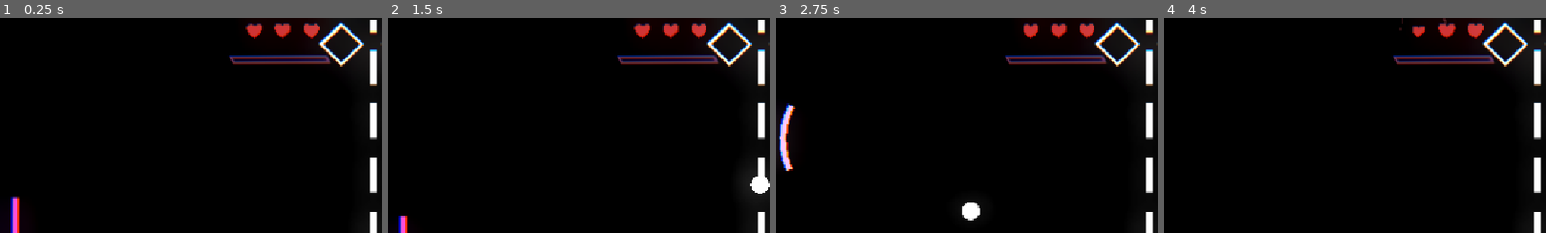
Above: before the commit, frames 1-4 (left to right).
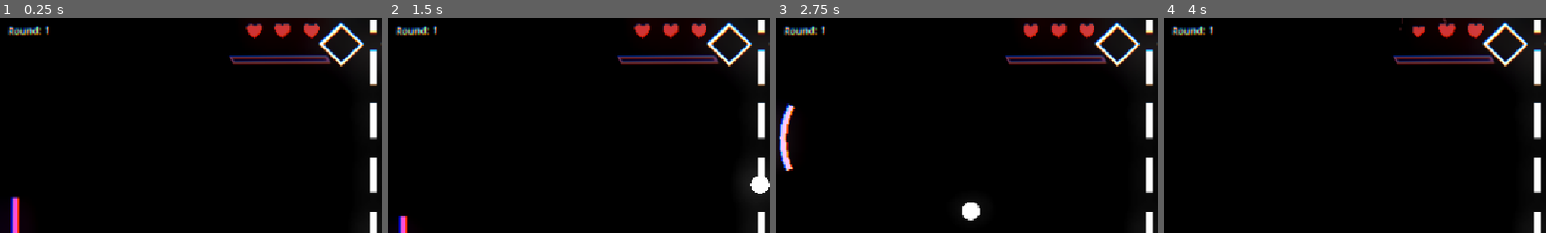
Above: after the commit, the same moments.

Repository: awesomness560/x-treme-pong
Game: Godot game, scene res://main.tscn
Two runs of this game, one before a commit and one after it. Both use one fixed random seed, a clock stepped at 60 frames per second and the inputs below. Sound files missing from this copy of the repository are replaced by a short silence.
Inputs (mouse positions are % of the whole screen's width and height, from its top left):
- Up to frame 1 (0.25 s): no input
- Up to frame 2 (1.5 s): tap Enter at 0.5 s; move the mouse to (72, 45) at 0.52 s; hold Shift (charge_up) 0.53-1.28 s; click (72, 45) at 0.67 s; tap Space at 1.25 s; move the mouse to (30, 55) at 1.27 s; hold S (paddle_down) from 1.28 s (still down)
- Up to frame 3 (2.75 s): tap Enter at 2 s; move the mouse to (60, 28) at 2.02 s; release S (paddle_down) at 2.03 s; hold Shift (charge_up) from 2.03 s (still down)
- Up to frame 4 (4 s): move the mouse to (45, 70) at 2.77 s; click (45, 70) at 2.92 s; move the mouse to (80, 65) at 3.52 s; release Shift (charge_up) at 3.53 s; hold S (paddle_down) from 3.53 s (still down)
The pictures show only the part of the screen within x 1-51%, y 1-51%; the shares and areas given below are measured in that part.

The runs differ from the first frame. In frame 1, 0.4% of the frame differs, in the area x 2-13%, y 3-9%; in frame 2, 0.4%; in frame 3, 0.4%; in frame 4, 0.4%.

Commit message:
More upgrades

Diff:
--- a/Autoload/game_state.gd
+++ b/Autoload/game_state.gd
@@ -121,17 +121,23 @@
 		player_health = value
 		player_health_changed.emit()
 
-## Multiplies every point of damage dealt to the boss, from any source
-## (border hits, ult breaks, event-triggered upgrades like Combustion) —
-## see deal_damage() below. Upgrades that boost "all damage" raise this
-## instead of touching each damage source individually.
-var damage_multiplier := 1.0
+## Immortal sets this so Second Wind stops being offered for the rest of
+## the run — checked in upgrades_ui.gd's "should we offer it" gate.
+var healing_blocked := false
 
-## Applies the multiplier, emits take_damage, and hands back the final
-## amount actually dealt — callers that also need to show it (damage
-## numbers) use the return value instead of re-deriving it themselves.
+## Sum of every "+X% damage" bonus currently active, from any source
+## (Glass Cannon, Fever, event-triggered upgrades like Combustion's proc
+## going through deal_damage() below) — final damage is amount * (1 +
+## damage_bonus). Additive on purpose: two +75% upgrades together should
+## read as +150%, not compound into +206%. An upgrade only multiplies
+## instead of adding here if its own text explicitly says so.
+var damage_bonus := 0.0
+
+## Applies the bonus, emits take_damage, and hands back the final amount
+## actually dealt — callers that also need to show it (damage numbers) use
+## the return value instead of re-deriving it themselves.
 func deal_damage(amount: float) -> float:
-	var final_amount := amount * damage_multiplier
+	var final_amount := amount * (1.0 + damage_bonus)
 	stat_damage_dealt += final_amount
 	take_damage.emit(final_amount)
 	return final_amount
@@ -153,7 +159,7 @@
 func reset_run() -> void:
 	max_player_health = 3
 	player_health = max_player_health
-	damage_multiplier = 1.0
+	damage_bonus = 0.0
 	boss_skill_bonus = 0.0
 	boss_health_multiplier = 1.0
 	combo_multiplier = 1.0
@@ -167,6 +173,7 @@
 	input_locked = false
 	ult_active = false
 	_last_stand_available = false
+	healing_blocked = false
 	_boss_bag.clear()
 	stat_damage_dealt = 0.0
 	stat_smashes = 0
--- a/Autoload/upgrades.gd
+++ b/Autoload/upgrades.gd
@@ -4,9 +4,9 @@
 ## for how tag affinity multiplies on top of this. No tier is guaranteed;
 ## rarity is just one factor in a single flat weighted pick now.
 const RARITY_WEIGHTS := {
-	GameState.UPGRADE_RARITY.COMMON: 0.40,
+	GameState.UPGRADE_RARITY.COMMON: 0.50,
 	GameState.UPGRADE_RARITY.RARE: 0.40,
-	GameState.UPGRADE_RARITY.LEGENDARY: 0.20,
+	GameState.UPGRADE_RARITY.LEGENDARY: 0.10,
 }
 
 ## Extra weight multiplier per tag an offer shares with tags already owned —
@@ -28,6 +28,16 @@
 	preload("res://Upgrades/last_stand.gd"),
 	preload("res://Upgrades/refund.gd"),
 	preload("res://Upgrades/primed.gd"),
+	preload("res://Upgrades/friction.gd"),
+	preload("res://Upgrades/backdraft.gd"),
+	preload("res://Upgrades/chain_reaction.gd"),
+	preload("res://Upgrades/rebound_artist.gd"),
+	preload("res://Upgrades/rhythm.gd"),
+	preload("res://Upgrades/executioner.gd"),
+	preload("res://Upgrades/scar_tissue.gd"),
+	preload("res://Upgrades/immortal.gd"),
+	preload("res://Upgrades/ascendant.gd"),
+	preload("res://Upgrades/lingering_power.gd"),
 ]
 
 const HEAL_SCRIPT : Script = preload("res://Upgrades/heal.gd")
--- /dev/null
+++ b/UI/round_counter.gd
@@ -0,0 +1,11 @@
+extends Label
+
+var round : int = 1
+
+func _ready():
+	text = "Round: " + str(round)
+	GameState.next_round.connect(_on_next_round)
+
+func _on_next_round():
+	round += 1
+	text = str("Round: " + str(round) )
--- a/UI/upgrades_ui.gd
+++ b/UI/upgrades_ui.gd
@@ -18,7 +18,7 @@
 	for card in get_children():
 		card.queue_free()
 
-	if GameState.player_health < GameState.max_player_health:
+	if GameState.player_health < GameState.max_player_health and not GameState.healing_blocked:
 		_add_card(Upgrades.HEAL_SCRIPT)
 		for script in Upgrades.roll(2):
 			_add_card(script)
--- /dev/null
+++ b/Upgrades/ascendant.gd
@@ -0,0 +1,19 @@
+class_name UpgradeAscendant
+extends Upgrade
+
+## Stays alive and reacts to every ult cast for the rest of the run —
+## permanent and ever-stacking, so no divide-out needed like the toggles.
+const ID := "ascendant"
+const DISPLAY_NAME := "Ascendant"
+const DESCRIPTION := "Every ultimate you fire permanently adds +25% damage for the run."
+const CATEGORY := GameState.UPGRADE_CATAGORY.ULTIMATE
+const RARITY := GameState.UPGRADE_RARITY.LEGENDARY
+const TAGS : Array[String] = ["ultimate", "damage"]
+
+const BONUS_PER_CAST := 0.25
+
+func activate() -> void:
+	GameState.ult_spent.connect(_on_ult_spent)
+
+func _on_ult_spent() -> void:
+	GameState.damage_bonus += BONUS_PER_CAST
--- /dev/null
+++ b/Upgrades/backdraft.gd
@@ -0,0 +1,14 @@
+class_name UpgradeBackdraft
+extends Upgrade
+
+const ID := "backdraft"
+const DISPLAY_NAME := "Backdraft"
+const DESCRIPTION := "Wall bounces while ignited damage the border a little."
+const CATEGORY := GameState.UPGRADE_CATAGORY.HEAT
+const RARITY := GameState.UPGRADE_RARITY.RARE
+const TAGS : Array[String] = ["wall", "ignition", "border", "damage"]
+
+const DAMAGE_PER_BOUNCE := 15.0
+
+func activate() -> void:
+	GameState.ball.wall_ignite_damage += DAMAGE_PER_BOUNCE
--- /dev/null
+++ b/Upgrades/chain_reaction.gd
@@ -0,0 +1,18 @@
+class_name UpgradeChainReaction
+extends Upgrade
+
+const ID := "chain_reaction"
+const DISPLAY_NAME := "Chain Reaction"
+const DESCRIPTION := "Border hits while ignited re-ignite the ball on the rebound."
+const CATEGORY := GameState.UPGRADE_CATAGORY.HEAT
+const RARITY := GameState.UPGRADE_RARITY.LEGENDARY
+const TAGS : Array[String] = ["ignition", "border"]
+
+## Extra speed the reignite adds on top of the normal reset to start_speed —
+## the ball still slows down like any other border hit, this is a kick on
+## top of that, not instead of it.
+const SPEED_BOOST := 120.0
+
+func activate() -> void:
+	GameState.ball.reignite_on_border = true
+	GameState.ball.reignite_speed_boost += SPEED_BOOST
--- /dev/null
+++ b/Upgrades/executioner.gd
@@ -0,0 +1,30 @@
+class_name UpgradeExecutioner
+extends Upgrade
+
+## Stays alive and reacts to boss health for the rest of the run, toggling
+## its own additive contribution in and out — same technique as Fever,
+## just keyed on boss_new_health instead of player health.
+const ID := "executioner"
+const DISPLAY_NAME := "Executioner"
+const DESCRIPTION := "Damage +250% against a border below 40%."
+const CATEGORY := GameState.UPGRADE_CATAGORY.STRIKE
+const RARITY := GameState.UPGRADE_RARITY.LEGENDARY
+const TAGS : Array[String] = ["damage", "border"]
+
+const BONUS := 2.5 # +250%
+const THRESHOLD := 0.4
+
+var _active := false
+
+func activate() -> void:
+	GameState.boss_new_health.connect(_on_boss_health_changed)
+
+func _on_boss_health_changed(ratio: float) -> void:
+	var should_be_active := ratio < THRESHOLD
+	if should_be_active == _active:
+		return
+	_active = should_be_active
+	if _active:
+		GameState.damage_bonus += BONUS
+	else:
+		GameState.damage_bonus -= BONUS
--- a/Upgrades/fever.gd
+++ b/Upgrades/fever.gd
@@ -2,8 +2,9 @@
 extends Upgrade
 
 ## Stays alive and reacts to health for the rest of the run, toggling its
-## own multiplicative contribution in and out so it stacks safely with
-## anything else touching GameState.damage_multiplier (e.g. Glass Cannon).
+## own additive contribution in and out so it stacks safely (adding, not
+## compounding) with anything else touching GameState.damage_bonus (e.g.
+## Glass Cannon).
 const ID := "fever"
 const DISPLAY_NAME := "Fever"
 const DESCRIPTION := "At 1 HP, damage +150%."
@@ -11,7 +12,7 @@
 const RARITY := GameState.UPGRADE_RARITY.RARE
 const TAGS : Array[String] = ["risk", "health", "damage"]
 
-const MULTIPLIER := 2.5 # +150%
+const BONUS := 1.5 # +150%
 
 var _active := false
 
@@ -25,6 +26,6 @@
 		return
 	_active = should_be_active
 	if _active:
-		GameState.damage_multiplier *= MULTIPLIER
+		GameState.damage_bonus += BONUS
 	else:
-		GameState.damage_multiplier /= MULTIPLIER
+		GameState.damage_bonus -= BONUS
--- /dev/null
+++ b/Upgrades/friction.gd
@@ -0,0 +1,18 @@
+class_name UpgradeFriction
+extends Upgrade
+
+const ID := "friction"
+const DISPLAY_NAME := "Friction"
+const DESCRIPTION := "Ball damage rises the longer the rally goes, resetting on a border hit."
+const CATEGORY := GameState.UPGRADE_CATAGORY.HEAT
+const RARITY := GameState.UPGRADE_RARITY.COMMON
+const TAGS : Array[String] = ["speed", "damage", "tap"]
+
+## +5% damage per second the current rally has lasted.
+const RATE_PER_SECOND := 0.1
+## Caps the bonus so an unusually long rally can't run away with it.
+const MAX_BONUS := 1.0 # +100%
+
+func activate() -> void:
+	GameState.ball.rally_damage_rate += RATE_PER_SECOND
+	GameState.ball.rally_damage_bonus_cap = MAX_BONUS
--- a/Upgrades/glass_cannon.gd
+++ b/Upgrades/glass_cannon.gd
@@ -9,7 +9,7 @@
 const TAGS : Array[String] = ["risk", "damage", "health"]
 
 func activate() -> void:
-	GameState.damage_multiplier *= 1.75
+	GameState.damage_bonus += 0.75
 	GameState.max_player_health -= 1
 	# Current HP can't sit above the new, lower cap.
 	GameState.player_health = mini(GameState.player_health, GameState.max_player_health)
--- /dev/null
+++ b/Upgrades/immortal.gd
@@ -0,0 +1,16 @@
+class_name UpgradeImmortal
+extends Upgrade
+
+const ID := "immortal"
+const DISPLAY_NAME := "Immortal"
+const DESCRIPTION := "Max HP +3, but you cannot heal for the rest of the run."
+const CATEGORY := GameState.UPGRADE_CATAGORY.ENDURANCE
+const RARITY := GameState.UPGRADE_RARITY.LEGENDARY
+const TAGS : Array[String] = ["health", "risk"]
+
+const MAX_HP_GAIN := 3
+
+func activate() -> void:
+	GameState.max_player_health += MAX_HP_GAIN
+	GameState.player_health += MAX_HP_GAIN
+	GameState.healing_blocked = true
--- /dev/null
+++ b/Upgrades/lingering_power.gd
@@ -0,0 +1,36 @@
+class_name UpgradeLingeringPower
+extends Upgrade
+
+## Stays alive and reacts to every ult cast for the rest of the run. Each
+## cast refreshes the window instead of stacking a second application —
+## whichever wait finishes last (deadline still matches _expires_at) is the
+## one that actually turns it back off.
+const ID := "lingering_power"
+const DISPLAY_NAME := "Lingering Power"
+const DESCRIPTION := "For a few seconds after firing, all damage +80%."
+const CATEGORY := GameState.UPGRADE_CATAGORY.ULTIMATE
+const RARITY := GameState.UPGRADE_RARITY.COMMON
+const TAGS : Array[String] = ["ultimate", "damage"]
+
+const BONUS := 0.8 # +80%
+const DURATION := 4.0 # seconds
+
+var _active := false
+var _expires_at := 0.0
+
+func activate() -> void:
+	GameState.ult_spent.connect(_on_ult_spent)
+
+func _on_ult_spent() -> void:
+	if not _active:
+		_active = true
+		GameState.damage_bonus += BONUS
+	_expires_at = Time.get_ticks_msec() / 1000.0 + DURATION
+	_wait_and_expire()
+
+func _wait_and_expire() -> void:
+	var deadline := _expires_at
+	await get_tree().create_timer(DURATION).timeout
+	if _active and deadline == _expires_at:
+		_active = false
+		GameState.damage_bonus -= BONUS
--- /dev/null
+++ b/Upgrades/rebound_artist.gd
@@ -0,0 +1,14 @@
+class_name UpgradeReboundArtist
+extends Upgrade
+
+const ID := "rebound_artist"
+const DISPLAY_NAME := "Rebound Artist"
+const DESCRIPTION := "Shots that bounce off a wall before reaching the border deal +75% damage."
+const CATEGORY := GameState.UPGRADE_CATAGORY.STRIKE
+const RARITY := GameState.UPGRADE_RARITY.RARE
+const TAGS : Array[String] = ["wall", "damage"]
+
+const BONUS_MULTIPLIER := 1.75
+
+func activate() -> void:
+	GameState.ball.wall_bounce_damage_bonus *= BONUS_MULTIPLIER
--- /dev/null
+++ b/Upgrades/rhythm.gd
@@ -0,0 +1,14 @@
+class_name UpgradeRhythm
+extends Upgrade
+
+const ID := "rhythm"
+const DISPLAY_NAME := "Rhythm"
+const DESCRIPTION := "Each consecutive tap adds +12% tap damage, resetting when you smash."
+const CATEGORY := GameState.UPGRADE_CATAGORY.STRIKE
+const RARITY := GameState.UPGRADE_RARITY.COMMON
+const TAGS : Array[String] = ["tap", "damage"]
+
+const BONUS_PER_TAP := 0.12
+
+func activate() -> void:
+	GameState.ball.tap_streak_damage_bonus += BONUS_PER_TAP
--- /dev/null
+++ b/Upgrades/scar_tissue.gd
@@ -0,0 +1,26 @@
+class_name UpgradeScarTissue
+extends Upgrade
+
+## Stays alive and reacts to damage taken for the rest of the run. Replaces
+## its own contribution each hit (subtract the old, add the new) instead of
+## just adding more, so it always reflects the current hit count exactly.
+const ID := "scar_tissue"
+const DISPLAY_NAME := "Scar Tissue"
+const DESCRIPTION := "Each point of HP you've lost this run adds +20% damage."
+const CATEGORY := GameState.UPGRADE_CATAGORY.ENDURANCE
+const RARITY := GameState.UPGRADE_RARITY.COMMON
+const TAGS : Array[String] = ["health", "risk", "damage"]
+
+const BONUS_PER_HIT := 0.2
+
+var _hits_taken := 0
+var _current_bonus := 0.0
+
+func activate() -> void:
+	GameState.player_damaged.connect(_on_player_damaged)
+
+func _on_player_damaged() -> void:
+	_hits_taken += 1
+	GameState.damage_bonus -= _current_bonus
+	_current_bonus = BONUS_PER_HIT * _hits_taken
+	GameState.damage_bonus += _current_bonus
--- a/ball.gd
+++ b/ball.gd
@@ -98,6 +98,36 @@
 ## the only thing that raises this.
 var pierce_chance := 0.0
 
+## Extra damage multiplier per second the current rally has lasted, capped
+## at rally_damage_bonus_cap, reset on any border hit. 0 rate (default) is
+## the base game's behaviour — Friction is the only thing that raises it.
+var rally_damage_rate := 0.0
+var rally_damage_bonus_cap := INF
+var _rally_time := 0.0
+
+## Flat border damage dealt on a wall bounce while ignited. 0 (default) is
+## the base game's behaviour — Backdraft is the only thing that raises this.
+var wall_ignite_damage := 0.0
+
+## Whether a border hit while ignited re-ignites the ball right after, and
+## how much extra speed that reignite adds on top of the normal reset to
+## start_speed. False/0 (default) is the base game's behaviour — Chain
+## Reaction is the only thing that changes these.
+var reignite_on_border := false
+var reignite_speed_boost := 0.0
+
+## Damage multiplier for a shot that bounced off a wall before reaching the
+## border, reset on the next paddle touch. 1.0 (default) is the base game's
+## behaviour — Rebound Artist is the only thing that raises this.
+var wall_bounce_damage_bonus := 1.0
+var _bounced_off_wall_this_shot := false
+
+## Extra damage per consecutive tap (non-smash hits only), reset on a smash
+## or a border hit. 0 (default) is the base game's behaviour — Rhythm is
+## the only thing that raises this.
+var tap_streak_damage_bonus := 0.0
+var _consecutive_taps := 0
+
 var ignited := false
 var ignitable := false
 
@@ -161,6 +191,9 @@
 	_pending_factor = 0.0
 	_grace_timer = 0.0
 	_hit_count = 0
+	_rally_time = 0.0
+	_bounced_off_wall_this_shot = false
+	_consecutive_taps = 0
 	_last_event = "waiting"
 
 	GameState.last_hit_was_smash = false
@@ -293,6 +326,7 @@
 func _physics_process(delta: float) -> void:
 	if not in_play:
 		return
+	_rally_time += delta
 	_grace_timer = maxf(_grace_timer - delta, 0.0)
 	if _enemy_resolidify_pending and _grace_timer <= 0.0:
 		_enemy_resolidify_pending = false
@@ -324,6 +358,10 @@
 	else:
 		_direction = _direction.bounce(normal)
 		_speed = minf(_speed + wall_bounce_speed_gain, max_speed)
+		_bounced_off_wall_this_shot = true
+		if ignited and wall_ignite_damage > 0.0:
+			var damage := GameState.deal_damage(wall_ignite_damage)
+			DamageNumbers.spawn(global_position, damage)
 		SoundManager.play_pong()
 
 # --- Border ---
@@ -333,11 +371,25 @@
 		_break_border(border)
 		return
 
+	var was_ignited := ignited
 	var raw_damage := _compute_damage()
+	if _bounced_off_wall_this_shot:
+		raw_damage *= wall_bounce_damage_bonus
+	if not GameState.last_hit_was_smash:
+		raw_damage *= 1.0 + tap_streak_damage_bonus * _consecutive_taps
+
 	_speed = start_speed
 	_pending_factor = 0.0
 	_grace_timer = border_grace_time
+	_bounced_off_wall_this_shot = false
+	_consecutive_taps = 0
+	_rally_time = 0.0
 	_set_ignited(false)
+	if was_ignited and reignite_on_border:
+		# Still resets to start_speed above like any other border hit — this
+		# is a boost on top of that reset, not instead of it.
+		_set_ignited(true)
+		_speed = minf(_speed + reignite_speed_boost, max_speed)
 	_update_ignitable()
 	GameState.last_hit_was_smash = false
 
@@ -372,6 +424,7 @@
 
 	var ignite_mult := ignite_damage_multiplier if ignited else 1.0
 	damage *= GameState.combo_multiplier * ignite_mult
+	damage *= 1.0 + minf(rally_damage_rate * _rally_time, rally_damage_bonus_cap)
 	if GameState.last_hit_perfect:
 		damage += perfect_bonus
 	return damage
@@ -402,6 +455,7 @@
 		_speed = minf(_speed * _pending_factor, max_speed)
 		GameState.last_hit_was_smash = true
 		GameState.stat_smashes += 1
+		_consecutive_taps = 0
 		_last_event = "SMASH x%.2f%s" % [_pending_factor, " IGNITE" if hot else ""]
 		_pending_factor = 0.0
 		if hot:
@@ -409,8 +463,12 @@
 	else:
 		_speed = _tap_speed()
 		GameState.last_hit_was_smash = false
+		_consecutive_taps += 1
 		_last_event = "tap"
 
+	# A new shot starts at every paddle touch — whatever wall it bounces off
+	# from here on counts toward the NEXT border hit, not this one.
+	_bounced_off_wall_this_shot = false
 	_last_event += " (%.0f -> %.0f)" % [before, _speed]
 	_hit_count += 1
 	_update_ignitable()
--- a/ui.tscn
+++ b/ui.tscn
@@ -15,6 +15,7 @@
 [ext_resource type="PackedScene" uid="uid://ccah3pdwf4pxa" path="res://UI/upgrades.tscn" id="12_n5rqp"]
 [ext_resource type="PackedScene" uid="uid://w8vk4e3hnylh" path="res://UI/pause_menu.tscn" id="14_cxd00"]
 [ext_resource type="PackedScene" uid="uid://def737bn2hp2e" path="res://UI/game_over.tscn" id="15_etlur"]
+[ext_resource type="Script" uid="uid://cm1gour1o4yx2" path="res://UI/round_counter.gd" id="16_7rqds"]
 
 [sub_resource type="ShaderMaterial" id="ShaderMaterial_h2yge"]
 shader = ExtResource("1_m6e0p")
@@ -214,5 +215,14 @@
 offset_bottom = -35.0
 
 [node name="PauseMenu" parent="." unique_id=1625804187 instance=ExtResource("14_cxd00")]
+visible = false
 
 [node name="GameOver" parent="." unique_id=613613052 instance=ExtResource("15_etlur")]
+visible = false
+
+[node name="RoundCounter" type="Label" parent="." unique_id=658319451]
+offset_right = 40.0
+offset_bottom = 23.0
+text = "Round: 4"
+horizontal_alignment = 1
+script = ExtResource("16_7rqds")
Not shown, added: UI/round_counter.gd.uid
Not shown, added: Upgrades/ascendant.gd.uid
Not shown, added: Upgrades/backdraft.gd.uid
Not shown, added: Upgrades/chain_reaction.gd.uid
Not shown, added: Upgrades/executioner.gd.uid
Not shown, added: Upgrades/friction.gd.uid
Not shown, added: Upgrades/immortal.gd.uid
Not shown, added: Upgrades/lingering_power.gd.uid
Not shown, added: Upgrades/rebound_artist.gd.uid
Not shown, added: Upgrades/rhythm.gd.uid
Not shown, added: Upgrades/scar_tissue.gd.uid
